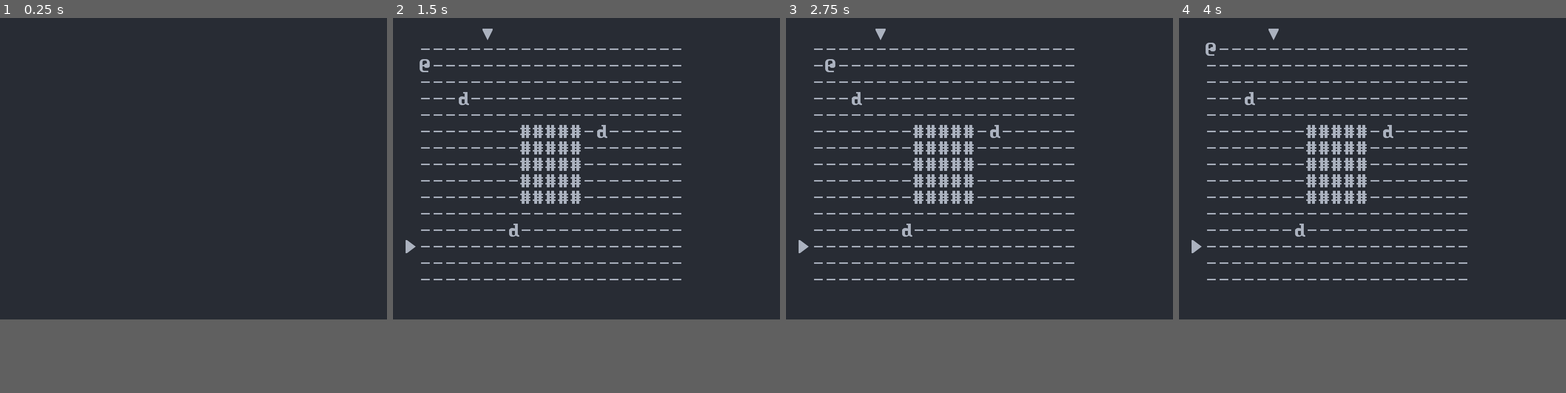
Above: before the commit, frames 1-4 (left to right).
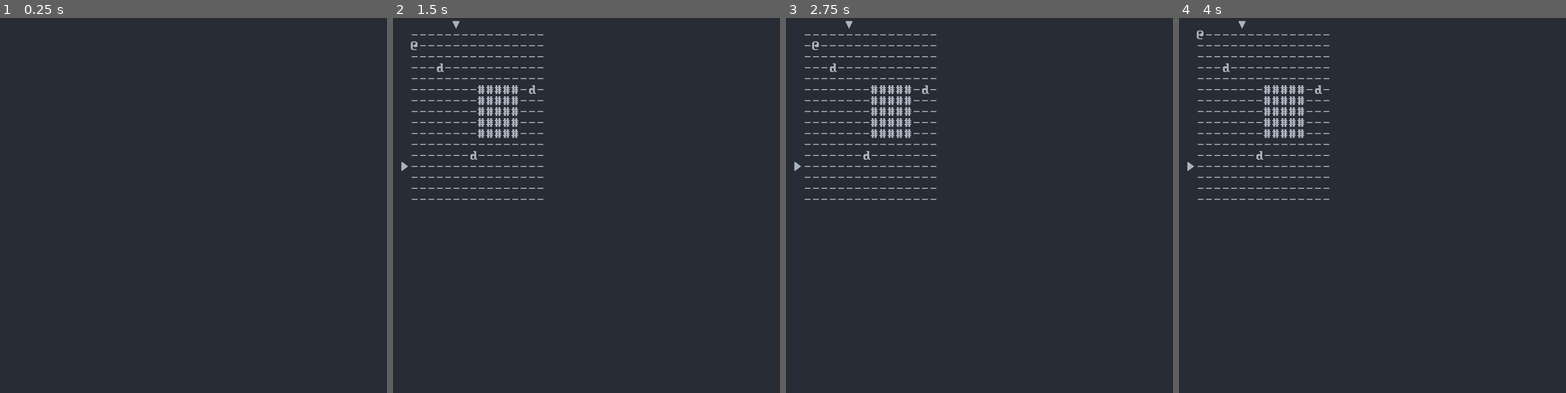
Above: after the commit, the same moments.

Repository: benjaminfrs/DragonsDescent
Game: Godot game, scene res://scene/main/MainScene.tscn
Two runs of this game, one before a commit and one after it. Both use one fixed random seed, a clock stepped at 60 frames per second and the inputs below.
Inputs:
- Up to frame 1 (0.25 s): no input
- Up to frame 2 (1.5 s): tap Enter at 0.5 s; hold Right (move_right) 0.53-1.28 s; tap Space (init_world) at 0.6, 1.25, 1.35 s; hold Down (move_down) from 1.28 s (still down)
- Up to frame 3 (2.75 s): tap Enter at 2 s; release Down (move_down) at 2.03 s; hold Right (move_right) from 2.03 s (still down); tap Space (init_world) at 2.1 s
- Up to frame 4 (4 s): tap Space (init_world) at 2.75, 2.85, 3.6 s; release Right (move_right) at 2.78 s; hold Up (move_up) 2.78-3.53 s; tap Enter at 3.5 s; hold Left (move_left) from 3.53 s (still down)
In our replay, the window is 800x648 before the commit and 800x800 after it. These sizes can differ from the game's own. Grey fills any space a smaller window leaves; there, only what the larger window draws over its background counts as a difference.

The runs differ from the first frame. In frame 1, only the window size differs. In frame 2, 6.5% of the frame differs, in the area x 2-75%, y 0-70%; in frame 3, 6.4%; in frame 4, 6.5%.

Commit message:
Add collision detection and the ability destroy actors

Diff:
--- a/lib/ConvertCoords.gd
+++ b/lib/ConvertCoords.gd
@@ -2,7 +2,6 @@
 const START_Y: int = 54
 const STEP_X: int = 26
 const STEP_Y: int = 34
-
 
 func vector_to_array(vector_coord: Vector2) -> Array:
 	var x: int = ((vector_coord.x - START_X) / STEP_X) as int
--- a/lib/DungeonSize.gd
+++ b/lib/DungeonSize.gd
@@ -1,5 +1,5 @@
-const MAX_X: int = 21
-const MAX_Y: int = 15
+const MAX_X: int = 16
+const MAX_Y: int = 16
 
 const CENTER_X: int = 10
 const CENTER_Y: int = 7
--- a/project.godot
+++ b/project.godot
@@ -17,7 +17,8 @@
 
 [display]
 
-window/size/viewport_width=800
+window/size/viewport_width=1200
+window/size/viewport_height=1200
 window/size/resizable=false
 window/energy_saving/keep_screen_on=false
 
--- /dev/null
+++ b/scene/main/DungeonGrid.gd
@@ -0,0 +1,53 @@
+extends Node2D
+
+const InitWorld := preload("res://scene/main/InitWorld.gd")
+var _ref_InitWorld: InitWorld
+
+var _new_DungeonSize := preload("res://lib/DungeonSize.gd").new()
+var _new_ConvertCoords := preload("res://lib/ConvertCoords.gd").new()
+var _new_GroupName := preload("res://lib/GroupName.gd").new()
+
+const Floor := preload("res://sprite/floor_sprite.tscn")
+
+var _arr : Array
+
+func _ready() -> void:
+	_arr.resize(_new_DungeonSize.MAX_X * _new_DungeonSize.MAX_Y)
+	_arr.fill(0)
+
+func is_inside_dungeon(x: int, y: int) -> bool:
+	return (x > -1) and (x < _new_DungeonSize.MAX_X) \
+			and (y > -1) and (y < _new_DungeonSize.MAX_Y)
+
+func is_legal_move(x: int, y: int) -> bool:
+	if not is_inside_dungeon(x, y):
+		print("Cannot leave dungeon")
+		return false
+	if get_sprite_at_pos(x, y):
+		if get_sprite_at_pos(x, y).is_in_group(_new_GroupName.WALL):
+			print("You cannot move through walls...yet")
+			return false
+	return true
+
+func check_sprite_group_at_pos(x: int, y: int) -> String:
+	if is_inside_dungeon(x, y):
+		return get_sprite_at_pos(x, y).get_groups()[0]
+	return ''
+
+func get_sprite_at_pos(x: int, y: int) -> Sprite2D:
+	if is_inside_dungeon(x, y):
+		return _arr[x + y * _new_DungeonSize.MAX_Y]
+	return null
+
+func set_sprite_at_pos(x:int, y: int, new_sprite: Sprite2D):
+	_arr[x + y * _new_DungeonSize.MAX_Y] = new_sprite
+
+
+func _on_InitWorld_sprite_created(new_sprite: Sprite2D):
+	var pos := _new_ConvertCoords.vector_to_array(new_sprite.position)
+	print(pos, new_sprite.get_groups())
+	set_sprite_at_pos(pos[0], pos[1], new_sprite)
+
+func _on_RemoveObject_sprite_removed(sprite: Sprite2D, x: int, y: int):
+	#set_sprite_at_pos(x, y, 0)
+	_ref_InitWorld._create_sprite(Floor, _new_GroupName.FLOOR, x, y)
--- a/scene/main/InitWorld.gd
+++ b/scene/main/InitWorld.gd
@@ -72,6 +72,8 @@
 
 	add_child(new_sprite)
 	emit_signal("sprite_created", new_sprite)
+	if new_sprite.is_in_group(_new_GroupName.PC):
+		print(new_sprite.get_groups())
 
 # Called every frame. 'delta' is the elapsed time since the previous frame.
 #func _process(delta):
--- a/scene/main/MainScene.gd
+++ b/scene/main/MainScene.gd
@@ -3,8 +3,22 @@
 func _ready():
 	get_node("InitWorld").sprite_created.connect(get_node("PCMove")._on_InitWorld_sprite_created)
 	get_node("InitWorld").sprite_created.connect(get_node("Schedule")._on_InitWorld_sprite_created)
+	get_node("InitWorld").sprite_created.connect(get_node("DungeonGrid")._on_InitWorld_sprite_created)
+
 	get_node("Schedule").turn_started.connect(get_node("PCMove")._on_Schedule_turn_started)
 	get_node("Schedule").turn_started.connect(get_node("EnemyAI")._on_Schedule_turn_started)
 
+	get_node("RemoveObject").sprite_removed.connect(get_node("DungeonGrid")._on_RemoveObject_sprite_removed)
+	get_node("RemoveObject").sprite_removed.connect(get_node("Schedule")._on_RemoveObject_sprite_removed)
+
+	get_node("DungeonGrid")._ref_InitWorld = get_node("InitWorld")
+
 	get_node("PCMove")._ref_Schedule = get_node("Schedule")
 	get_node("EnemyAI")._ref_Schedule = get_node("Schedule")
+	$PCMove/PCAttack._ref_Schedule = get_node("Schedule")
+
+	get_node("PCMove")._ref_DungeonGrid = get_node("DungeonGrid")
+	$PCMove/PCAttack._ref_DungeonGrid = get_node("DungeonGrid")
+	get_node("RemoveObject")._ref_DungeonGrid = get_node("DungeonGrid")
+
+	$PCMove/PCAttack._ref_RemoveObject = get_node("RemoveObject")
--- a/scene/main/MainScene.tscn
+++ b/scene/main/MainScene.tscn
@@ -1,11 +1,14 @@
-[gd_scene load_steps=7 format=3 uid="uid://bqietraj1ohmp"]
+[gd_scene load_steps=10 format=3 uid="uid://bqietraj1ohmp"]
 
 [ext_resource type="Script" path="res://scene/main/MainScene.gd" id="1_i68nt"]
 [ext_resource type="Script" path="res://scene/main/InitWorld.gd" id="2_s4hn8"]
 [ext_resource type="PackedScene" uid="uid://dcu2o1v0kyuwo" path="res://scene/gui/main_gui.tscn" id="3_5xmog"]
 [ext_resource type="Script" path="res://scene/main/PCMove.gd" id="4_ft5m1"]
 [ext_resource type="Script" path="res://scene/main/Schedule.gd" id="5_dn8oy"]
+[ext_resource type="Script" path="res://scene/main/PCAttack.gd" id="5_tcjt4"]
 [ext_resource type="Script" path="res://scene/main/EnemyAI.gd" id="6_2o3gm"]
+[ext_resource type="Script" path="res://scene/main/DungeonGrid.gd" id="7_5pbrr"]
+[ext_resource type="Script" path="res://scene/main/RemoveObject.gd" id="9_no2xi"]
 
 [node name="Node2D" type="Node2D"]
 position = Vector2(-33, 37)
@@ -19,8 +22,17 @@
 [node name="PCMove" type="Node2D" parent="."]
 script = ExtResource("4_ft5m1")
 
+[node name="PCAttack" type="Node2D" parent="PCMove"]
+script = ExtResource("5_tcjt4")
+
 [node name="Schedule" type="Node2D" parent="."]
 script = ExtResource("5_dn8oy")
 
 [node name="EnemyAI" type="Node2D" parent="."]
 script = ExtResource("6_2o3gm")
+
+[node name="DungeonGrid" type="Node2D" parent="."]
+script = ExtResource("7_5pbrr")
+
+[node name="RemoveObject" type="Node2D" parent="."]
+script = ExtResource("9_no2xi")
--- /dev/null
+++ b/scene/main/PCAttack.gd
@@ -0,0 +1,23 @@
+extends Node2D
+
+const DungeonGrid := preload("res://scene/main/DungeonGrid.gd")
+var _ref_DungeonGrid: DungeonGrid
+const Schedule := preload("res://scene/main/Schedule.gd")
+var _ref_Schedule: Schedule
+const RemoveObject := preload("res://scene/main/RemoveObject.gd")
+var _ref_RemoveObject: RemoveObject
+
+var _new_GroupName := preload("res://lib/GroupName.gd").new()
+
+# Called when the node enters the scene tree for the first time.
+func _ready():
+	pass # Replace with function body.
+
+
+# Called every frame. 'delta' is the elapsed time since the previous frame.
+func _process(delta):
+	pass
+
+func attack(x: int, y: int):
+	print("You swing at the dwarf!")
+	_ref_RemoveObject.remove(x, y)
--- a/scene/main/PCMove.gd
+++ b/scene/main/PCMove.gd
@@ -2,6 +2,9 @@
 
 const Schedule := preload("res://scene/main/Schedule.gd")
 var _ref_Schedule: Schedule
+
+const DungeonGrid := preload("res://scene/main/DungeonGrid.gd")
+var _ref_DungeonGrid: DungeonGrid
 
 var _new_ConvertCoord := preload("res://lib/ConvertCoords.gd").new()
 var _new_InputName := preload("res://lib/InputName.gd").new()
@@ -25,11 +28,7 @@
 
 	if _is_move_input(event):
 		target = _get_new_position(event, source)
-		_pc.position = _new_ConvertCoord.index_to_vector(
-				target[0], target[1])
-
-		set_process_unhandled_input(false)
-		_ref_Schedule.end_turn()
+		_try_move(target[0], target[1])
 
 func _on_InitWorld_sprite_created(new_sprite: Sprite2D) -> void:
 	if new_sprite.is_in_group(_new_GroupName.PC):
@@ -40,8 +39,6 @@
 func _on_Schedule_turn_started(current_sprite: Sprite2D) -> void:
 	if current_sprite.is_in_group(_new_GroupName.PC):
 		set_process_unhandled_input(true)
-	else:
-		print(current_sprite.name)
 
 func _is_move_input(event: InputEvent) -> bool:
 	for m in _move_inputs:
@@ -64,3 +61,12 @@
 		y += 1
 
 	return [x, y]
+
+func _try_move(x: int, y: int) -> void:
+	if _ref_DungeonGrid.is_legal_move(x, y):
+		if _ref_DungeonGrid.check_sprite_group_at_pos(x, y) == _new_GroupName.DWARF:
+			set_process_unhandled_input(false)
+			get_node("PCAttack").attack(x, y)
+		else:
+			_pc.position = _new_ConvertCoord.index_to_vector(x, y)
+		_ref_Schedule.end_turn()
--- /dev/null
+++ b/scene/main/RemoveObject.gd
@@ -0,0 +1,21 @@
+extends Node2D
+
+const DungeonGrid := preload("res://scene/main/DungeonGrid.gd")
+var _ref_DungeonGrid: DungeonGrid
+
+signal sprite_removed(remove_sprite, x, y)
+
+func remove(x: int, y: int):
+	var sprite: Sprite2D = _ref_DungeonGrid.get_sprite_at_pos(x, y)
+
+	emit_signal("sprite_removed", sprite, x, y)
+	sprite.queue_free()
+
+# Called when the node enters the scene tree for the first time.
+func _ready():
+	pass # Replace with function body.
+
+
+# Called every frame. 'delta' is the elapsed time since the previous frame.
+func _process(delta):
+	pass
--- a/scene/main/Schedule.gd
+++ b/scene/main/Schedule.gd
@@ -8,7 +8,7 @@
 var _actors: Array = [null]
 
 func end_turn() -> void:
-	print("{0}: End turn.".format([_get_current().name]))
+	#print("{0}: End turn.".format([_get_current().name]))
 	_goto_next()
 	emit_signal("turn_started", _get_current())
 
@@ -27,5 +27,10 @@
 	if new_sprite.is_in_group(_new_GroupName.PC):
 		_actors[0] = new_sprite
 	elif new_sprite.is_in_group(_new_GroupName.DWARF):
-		print("here")
 		_actors.append(new_sprite)
+
+func _on_RemoveObject_sprite_removed(sprite: Sprite2D, x: int, y: int):
+	#var current_sprite: Sprite2D = _get_current()
+
+	_actors.erase(sprite)
+	_pointer = _actors.find(_get_current())
